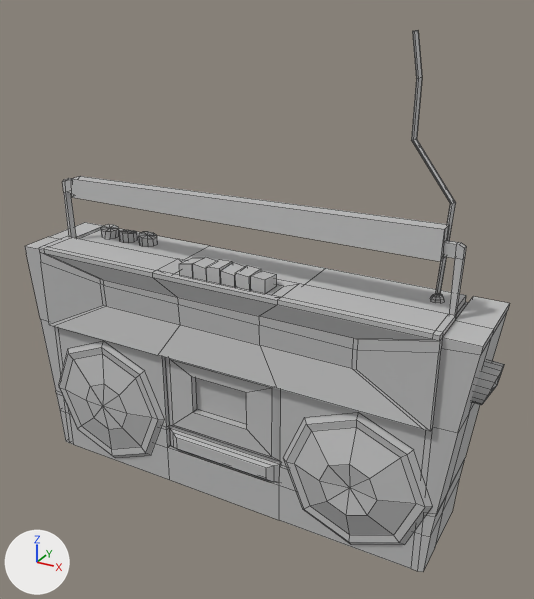
The FBX model Assets/3D Assets/Wohnbereich/Kassettenrekorder.fbx as it was, and as the next commit left it.
The view is the same before and after, from a camera (50 mm lens) standing at (0.445, -0.74, 0.654) and looking at (0.037, 0.003, 0.282). Every picture has the same lights, and +X, +Y and +Z are marked at lower left. Mesh edges are drawn as thin lines.

Objects in the first picture: 'Kassettenrekorder.001'.
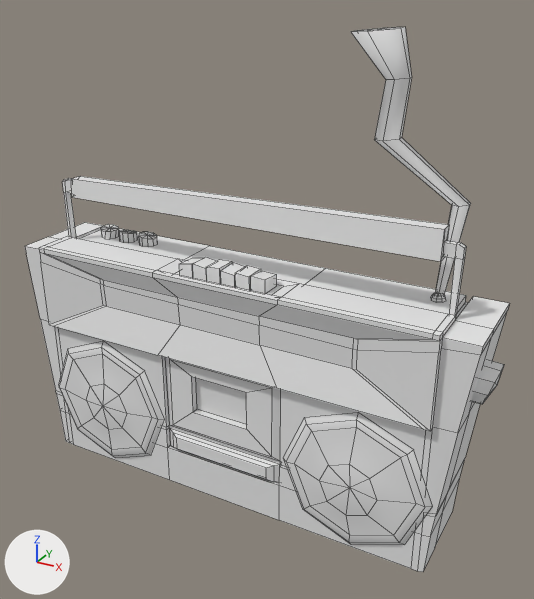
Where the newer file only moved an object's origin or applied its transform, the numbers keep the older frame.

Where the change shows, as pixel boxes (x1, y1, x2, y2) in the pictures (534 x 599 px; the box of a moved part takes in the faces that stretch with it):
```json
{"object": "Kassettenrekorder.001", "change": "reshaped", "before": [25, 30, 510, 572], "after": [25, 27, 510, 572]}
{"part": 1, "of": "me_kassettenrekorder_001", "change": "moved or reshaped", "before": [431, 294, 444, 302], "after": [431, 293, 446, 302]}
{"part": 2, "of": "me_kassettenrekorder_001", "change": "added", "after": [351, 27, 471, 296]}
{"part": 3, "of": "me_kassettenrekorder_001", "change": "deleted", "before": [411, 30, 456, 295]}
{"part": 4, "of": "me_kassettenrekorder_001", "change": "cut back", "before": [472, 360, 504, 405], "after": [472, 360, 504, 404]}
{"part": 5, "of": "me_kassettenrekorder_001", "change": "recoloured", "before": [25, 176, 510, 572], "after": [25, 176, 510, 572]}
```

Edits to the scene script, one JSON object a line:
```json
{"op": "add", "block": "mat_kasettenrekorder", "code": ["mat_kasettenrekorder = principled_material('Kasettenrekorder')", "mat_kasettenrekorder.base_color = (0.8, 0.8, 0.8)  # white #e7e7e7", "mat_kasettenrekorder.roughness = 0.69"]}
{"block": "me_kassettenrekorder_001", "where": "# used by ob_kassettenrekorder_001; location = (0.0, 0.0, 0.0)"}
{"op": "remove", "block": "me_kassettenrekorder_001", "code": "me_kassettenrekorder_001.from_pydata(...)  # 542 vertices, 503 faces; spans x -0.312..0.329, y -0.075..0.069, z 0.0..0.602"}
{"op": "add", "block": "me_kassettenrekorder_001", "code": "me_kassettenrekorder_001.from_pydata(...)  # 522 vertices, 483 faces; spans x -0.312..0.329, y -0.075..0.07, z 0.0..0.604"}
{"block": "me_kassettenrekorder_001", "change": "me_kassettenrekorder_001 part 1: the loose piece of 33 vertices spanning x 0.233..0.249, y 0.029..0.046, z 0.311..0.319 is moved by (0.001, 0.0, 0.002), in mat_kasettenrekorder (white #e7e7e7)"}
{"block": "me_kassettenrekorder_001", "change": "me_kassettenrekorder_001 part 2: a new loose piece of 31 vertices spanning x 0.121..0.265, y 0.01..0.07, z 0.316..0.604, in mat_kasettenrekorder (white #e7e7e7)"}
{"block": "me_kassettenrekorder_001", "change": "me_kassettenrekorder_001 part 3"}
{"block": "me_kassettenrekorder_001", "change": "31 vertices are removed from x 0.188..0.25, y 0.034..0.04, z 0.316..0.602"}
{"block": "me_kassettenrekorder_001", "change": "30 faces are deleted"}
{"block": "me_kassettenrekorder_001", "change": "me_kassettenrekorder_001 part 4"}
{"block": "me_kassettenrekorder_001", "change": "20 vertices are removed from x 0.283..0.329, y -0.025..0.024, z 0.217..0.268"}
{"block": "me_kassettenrekorder_001", "change": "40 faces are deleted"}
{"block": "me_kassettenrekorder_001", "change": "20 new faces join them"}
{"block": "me_kassettenrekorder_001", "change": "me_kassettenrekorder_001 part 5: 401 faces spanning x -0.312..0.316, y -0.075..0.069, z 0.0..0.413 switch from mat_kassettenrekorder_initialshadinggroup (grey #bcbcbc) to mat_kasettenrekorder (white #e7e7e7)"}
```
